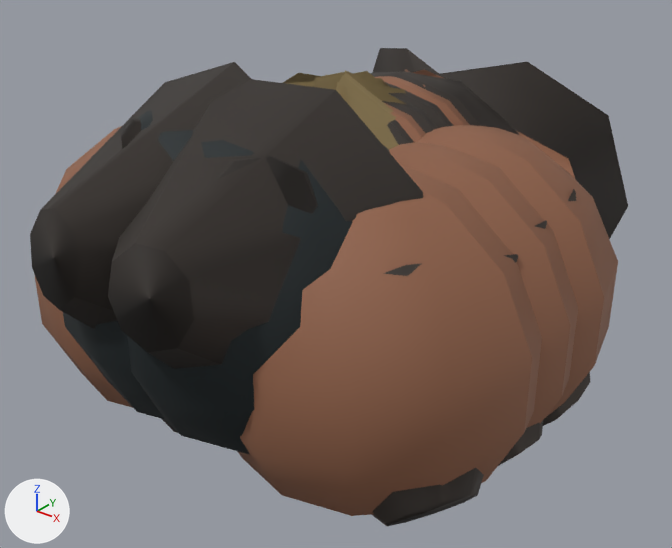
The glTF model public/models/earwigUltimate.glb, before and after one commit.
The view is the same before and after, from a 50 mm lens placed at (3.41, -4.37, 2.58), pointed at (-0.08, -0.01, -0.12). The axes (+X, +Y, +Z) are drawn at lower left. The lights are the same throughout. The first picture is the older version. Vertices at exactly the same position are counted once.

In view in the first picture: 'Optimized insect'.
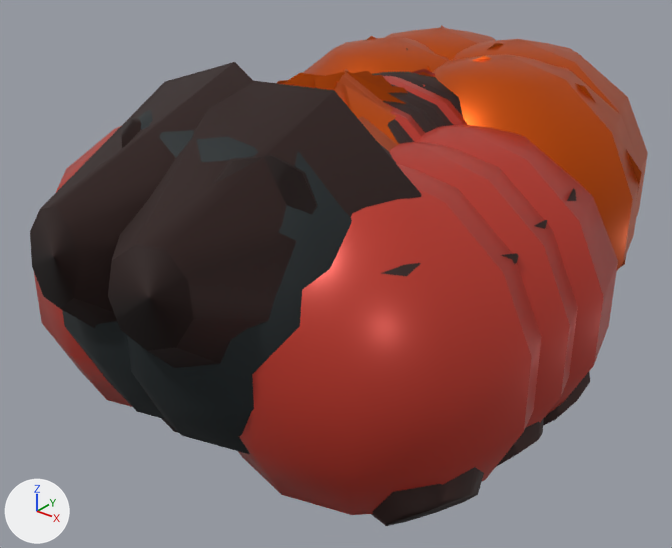
The newer file is also turned or shifted as a whole; pictures and numbers use the older file's frame.

The change in detail:
Material 'mat0' (mat_mat0) changes colour from brown #906148 to red #c0392b; in linear values from (0.279, 0.12, 0.0648) to (0.527, 0.0409, 0.0242).
In material 'mat0' (mat_mat0), roughness goes from 0.72 to 0.36.
Material 'mat1' (mat_mat1) changes colour from dark grey #352e29 to black #2a0f0a; in linear values from (0.0356, 0.0273, 0.0222) to (0.0232, 0.00478, 0.00303).
Material 'mat4' (mat_mat4) changes colour from brown #7c6a42 to orange #d35400; in linear values from (0.202, 0.144, 0.0545) to (0.651, 0.0887, 0.0).
In material 'mat4' (mat_mat4), metallic goes from 0.0 to 0.72.
me_complete_articulated_insect_anatomy is used by ob_optimized_insect; location (0.0, 0.0, 0.0).
me_complete_articulated_insect_anatomy had 1778 vertices, 3358 faces and spanned x -1.7..1.7, y -1.99..2.03, z -1.01..1.41.
me_complete_articulated_insect_anatomy now has 2256 vertices, 4270 faces and spans x -1.7..1.69, y -1.99..2.49, z -1.01..1.41.
me_complete_articulated_insect_anatomy part 1: a new loose piece, a UV sphere (12 segments, 7 rings, poles along z) spanning x -1.43..0.52, y 0.14..2.09, z -0.79..1.21, in mat_mat4 (orange #d35400).
me_complete_articulated_insect_anatomy part 2: a new loose piece, a UV sphere (12 segments, 7 rings, poles along z) spanning x -1.3..0.65, y 0.54..2.49, z -0.77..1.23, in mat_mat4 (orange #d35400).
me_complete_articulated_insect_anatomy part 3: the loose piece of 18 vertices spanning x -0.41..1.19, y 0.49..2.03, z -0.81..1.15 is copied, and the copy is multiplied about its middle by the matrix ((0.883, 0.314, 0.349), (-0.347, 0.937, 0.037), (-0.316, -0.154, 0.936)), then moved by (0.1, 0.02, 0.01), in mat_mat4 (orange #d35400); it spans x -0.5..1.36, y 0.8..2.14, z -0.77..1.2.
me_complete_articulated_insect_anatomy part 4: a new loose piece, a UV sphere (12 segments, 7 rings, poles along z) spanning x -0.53..1.42, y 0.14..2.09, z -0.79..1.21, in mat_mat4 (orange #d35400).
me_complete_articulated_insect_anatomy part 5: a new loose piece, a UV sphere (12 segments, 7 rings, poles along z) spanning x -0.66..1.29, y 0.54..2.49, z -0.77..1.23, in mat_mat4 (orange #d35400).
me_complete_articulated_insect_anatomy part 6: a new loose piece, a UV sphere (12 segments, 7 rings, poles along z) spanning x -0.98..0.97, y -1.53..0.42, z -0.79..1.21, in mat_mat4 (orange #d35400).
me_complete_articulated_insect_anatomy part 7: 156 vertices moved from x -1.44..1.56, y -1.99..1.12, z -0.84..1.36 to x -1.44..1.56, y -1.99..1.13, z -0.84..1.36.
Other edits to the shape of me_complete_articulated_insect_anatomy do not show in these pictures.

Changed parts and their boxes (x1, y1, x2, y2) in the pictures (672 x 548 px; the box of a moved part takes in the faces that stretch with it):
'Optimized insect', recoloured, surface changed, reshaped: before (30, 48, 628, 526); after (30, 25, 648, 526)
part 1 of me_complete_articulated_insect_anatomy, added: after (303, 37, 449, 76)
part 2 of me_complete_articulated_insect_anatomy, added: after (384, 27, 495, 60)
part 3 of me_complete_articulated_insect_anatomy, added (mostly hidden): after (473, 56, 642, 267)
part 4 of me_complete_articulated_insect_anatomy, added: after (432, 54, 643, 270)
part 5 of me_complete_articulated_insect_anatomy, added: after (453, 39, 648, 217)
part 6 of me_complete_articulated_insect_anatomy, added: after (358, 116, 397, 151)
part 7 of me_complete_articulated_insect_anatomy, moved or reshaped: before (30, 62, 576, 522); after (30, 62, 575, 526)
